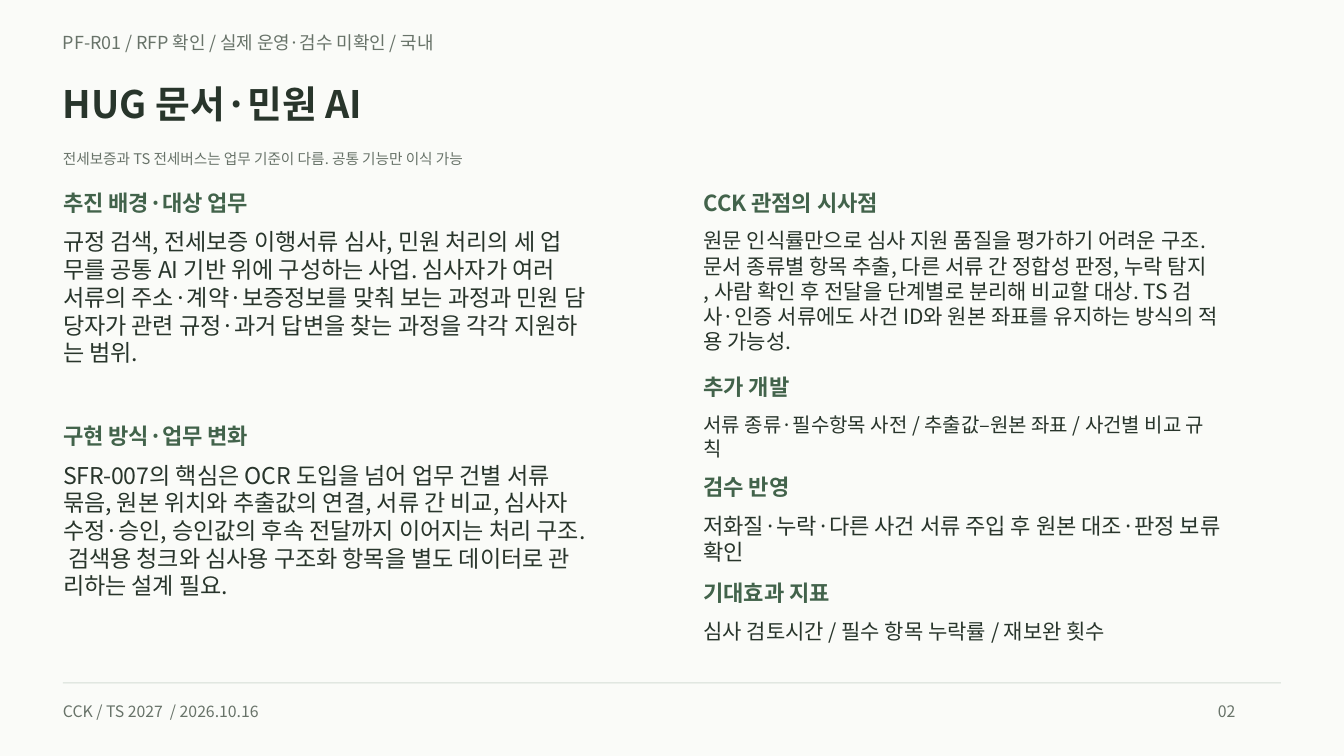
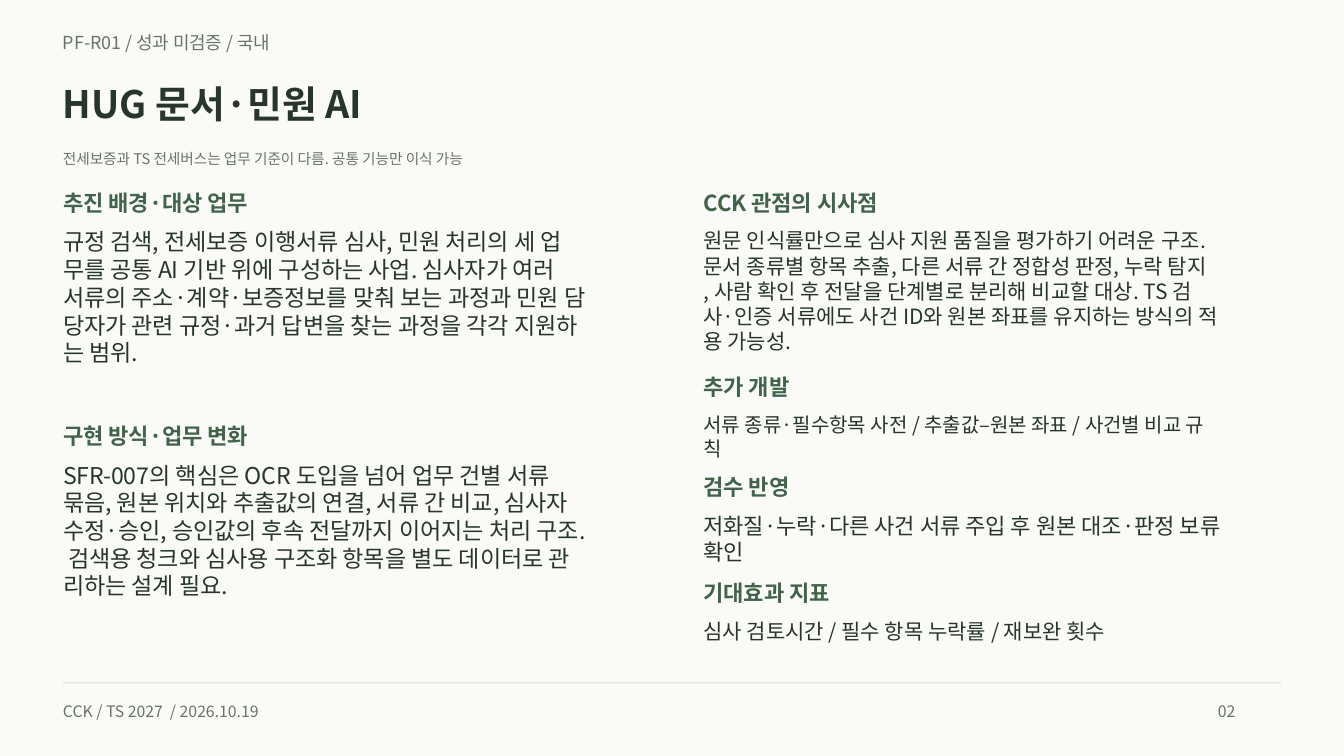
Before and after one commit to heen1987-ops/TS-business-Plan-001, a slide deck: slide 2 of public/downloads/ts-platform-casebook.pptx. Drawn at 1344x756 pixels with LibreOffice and Linux fonts; fonts in the diff are those of the drawing. Boxes give left, top, right and bottom in pixels: in the first picture for what was removed or moved away, otherwise in the second. Text is boxed around its words. In the diff, an @@ line names an element or a change of style, - is before the commit and + after.

```diff
--- a/public/downloads/ts-platform-casebook.pptx
+++ b/public/downloads/ts-platform-casebook.pptx
@@ text at bbox=[63, 34, 270, 51]: text changed @@
-PF-R01 / RFP 확인 / 실제 운영·검수 미확인 / 국내
+PF-R01 / 성과 미검증 / 국내
@@ text at bbox=[63, 705, 259, 717]: text changed @@
-CCK / TS 2027 / 2026.10.16
+CCK / TS 2027 / 2026.10.19
```
Also in this commit, not shown: 174 other slides changed, 31 slides added, 29 other files.
